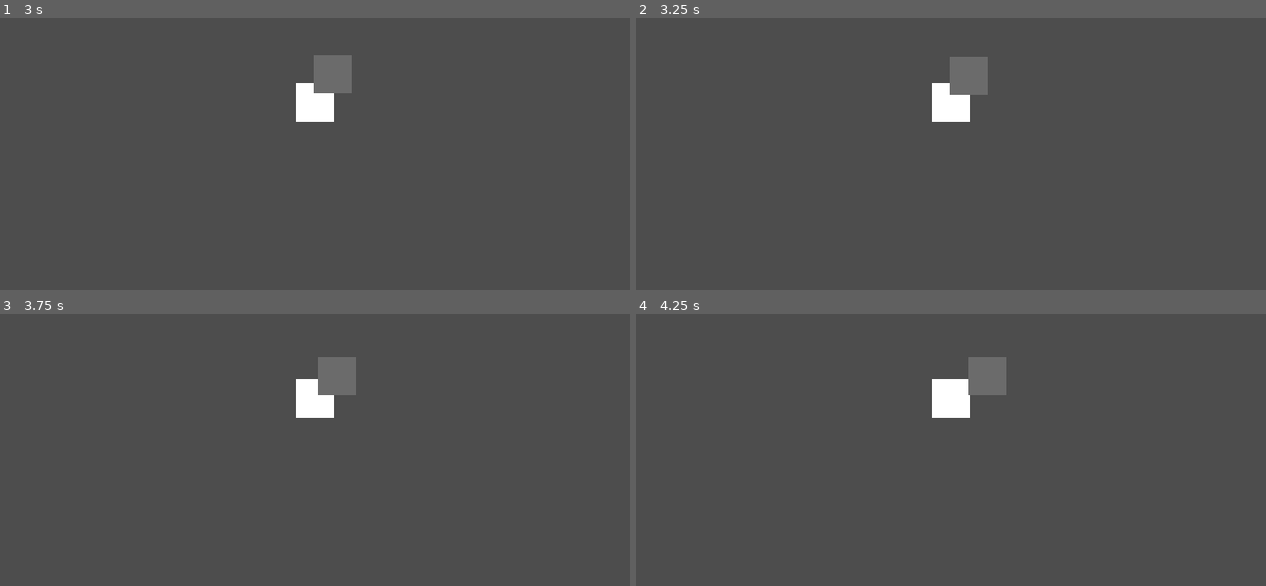
Above: before the commit, frames 1-4 (two rows, left to right).
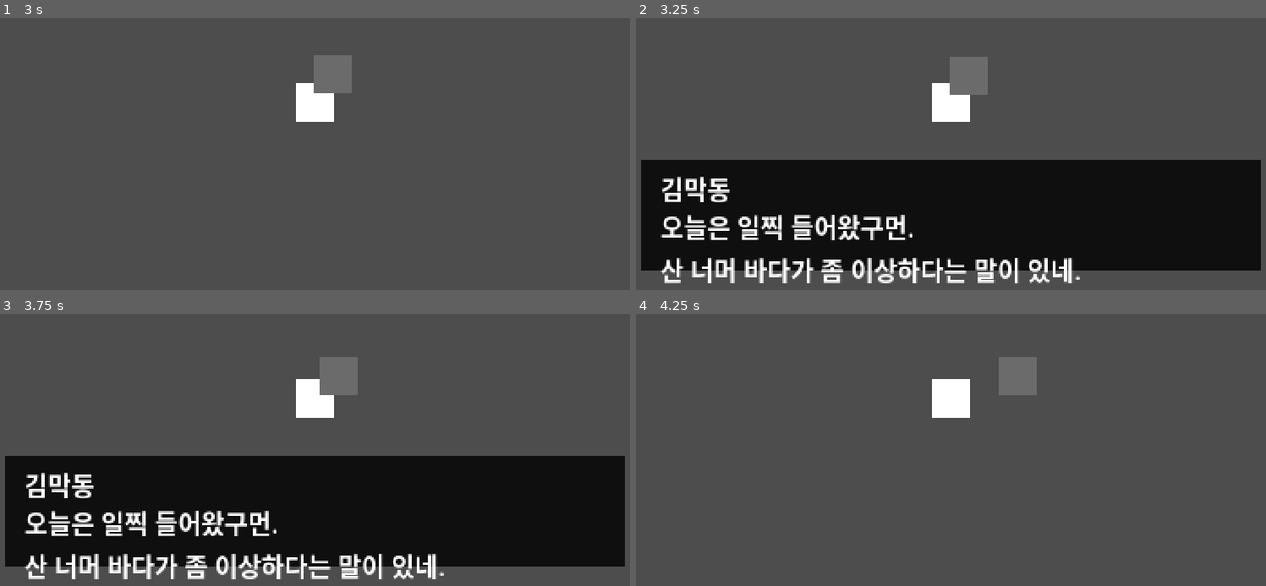
Above: after the commit, the same moments.

Repository: g23252a-svg/mumyeongrok
Game: Godot game, scene res://scenes/stages/test_room.tscn
Same seed, same stepped clock (60 frames per second), same inputs: the game is played once before the commit and once after it.
Inputs:
- Up to frame 1 (3 s): tap Enter at 0.5, 1.55, 2.1 s; hold D 0.53-1.28 s; hold E 0.53-1.28 s; tap K (interact) at 0.6 s; tap Space at 0.77, 1.07, 1.52, 1.82, 2, 2.3, 2.85 s; hold S 1.28-2.03 s; tap E at 1.35 s; hold D 2.03-2.78 s; hold W from 2.78 s (still down)
- Up to frame 2 (3.25 s): keep holding W; tap Space at 3.02 s; tap K (interact) at 3.05 s
- Up to frame 3 (3.75 s): tap Space at 3.32 s; release W at 3.53 s; hold A from 3.53 s (still down); hold E from 3.53 s (still down); tap J (attack) at 3.6 s
- Up to frame 4 (4.25 s): keep holding A; keep holding E; tap Space at 3.77, 4.07 s

Frame 1 is identical in both runs. In frame 2, 41% of the frame differs, in the area x 0-100%, y 52-98%; in frame 3, 41%, in the area x 0-100%, y 15-98%; in frame 4, 1.4%.

Commit message:
v0.1: add dialogue box UI for NPC conversations

Diff:
--- a/scenes/actors/npc.tscn
+++ b/scenes/actors/npc.tscn
@@ -1,6 +1,6 @@
 [gd_scene load_steps=4 format=3 uid="uid://bnxhol7ffe6lv"]
 
-[ext_resource type="Script" path="res://scenes/actors/npc.gd" id="1_7xp2e"]
+[ext_resource type="Script" path="res://scripts/actors/npc.gd" id="1_7xp2e"]
 
 [sub_resource type="RectangleShape2D" id="RectangleShape2D_hey5q"]
 size = Vector2(20, 14)
--- a/scenes/stages/test_room.tscn
+++ b/scenes/stages/test_room.tscn
@@ -1,8 +1,9 @@
-[gd_scene load_steps=8 format=3 uid="uid://b8vkxvsmwesu0"]
+[gd_scene load_steps=9 format=3 uid="uid://b8vkxvsmwesu0"]
 
 [ext_resource type="PackedScene" uid="uid://uqtjlp5ar27a" path="res://scenes/actors/player.tscn" id="1_lko3o"]
 [ext_resource type="Script" path="res://scripts/actors/camera_follow.gd" id="2_obux8"]
 [ext_resource type="PackedScene" uid="uid://bnxhol7ffe6lv" path="res://scenes/actors/npc.tscn" id="3_gphku"]
+[ext_resource type="PackedScene" uid="uid://b85eyeq21yh3c" path="res://scenes/ui/dialogue_box.tscn" id="5_0psg8"]
 
 [sub_resource type="RectangleShape2D" id="RectangleShape2D_6egxa"]
 size = Vector2(400, 8)
@@ -44,3 +45,5 @@
 
 [node name="NPC" parent="." instance=ExtResource("3_gphku")]
 position = Vector2(60, 0)
+
+[node name="DialogueBox" parent="." instance=ExtResource("5_0psg8")]
--- /dev/null
+++ b/scenes/ui/dialogue_box.tscn
@@ -0,0 +1,29 @@
+[gd_scene load_steps=2 format=3 uid="uid://b85eyeq21yh3c"]
+
+[ext_resource type="Script" path="res://scripts/ui/dialogue_box.gd" id="1_ykuyw"]
+
+[node name="DialogueBox" type="CanvasLayer"]
+script = ExtResource("1_ykuyw")
+
+[node name="Panel" type="ColorRect" parent="."]
+offset_left = 18.0
+offset_top = 156.0
+offset_right = 408.0
+offset_bottom = 226.0
+color = Color(0, 0, 0, 0.8)
+
+[node name="NameLabel" type="Label" parent="Panel"]
+layout_mode = 0
+offset_left = 12.0
+offset_top = 6.0
+offset_right = 372.0
+offset_bottom = 29.0
+text = "김막동"
+
+[node name="TextLabel" type="Label" parent="Panel"]
+layout_mode = 0
+offset_left = 12.0
+offset_top = 28.0
+offset_right = 372.0
+offset_bottom = 66.0
+autowrap_mode = 2
--- a/scenes/actors/npc.gd
+++ b/scripts/actors/npc.gd
@@ -15,6 +15,7 @@
 var player_in_range: bool = false
 var has_talked: bool = false
 var e_was_down: bool = false
+var is_talking: bool = false
 
 
 func _ready() -> void:
@@ -37,27 +38,47 @@
 
 
 func _process(_delta: float) -> void:
+	if is_talking:
+		return
+
 	var interact_pressed := false
 
 	if InputMap.has_action("interact") and Input.is_action_just_pressed("interact"):
 		interact_pressed = true
 
 	var e_down := Input.is_key_pressed(KEY_E) or Input.is_physical_key_pressed(KEY_E)
+
 	if e_down and not e_was_down:
 		interact_pressed = true
+
 	e_was_down = e_down
 
 	if player_in_range and interact_pressed:
-		talk()
+		await talk()
 
 
 func talk() -> void:
-	print("===== 대화 시작 =====")
-	print(display_name, ":")
-	for line in dialogue_lines:
-		print("  ", line)
-	print("===================")
+	is_talking = true
+
+	var dialogue_box = get_tree().get_first_node_in_group("dialogue_box")
+
+	if dialogue_box == null:
+		print("[ERROR] DialogueBox를 찾을 수 없음")
+		is_talking = false
+		return
+
+	var player = get_tree().get_first_node_in_group("player")
+
+	if player != null and player.has_method("lock"):
+		player.lock()
+
+	await dialogue_box.show_dialogue(display_name, dialogue_lines)
+
+	if player != null and player.has_method("unlock"):
+		player.unlock()
 
 	if not has_talked:
 		NotebookSystem.add_entry(npc_id, display_name, description)
 		has_talked = true
+
+	is_talking = false
--- /dev/null
+++ b/scripts/ui/dialogue_box.gd
@@ -0,0 +1,74 @@
+extends CanvasLayer
+
+@onready var panel: ColorRect = $Panel
+@onready var name_label: Label = $Panel/NameLabel
+@onready var text_label: Label = $Panel/TextLabel
+
+var is_open: bool = false
+var can_close: bool = false
+
+
+func _ready() -> void:
+	add_to_group("dialogue_box")
+
+	panel.visible = false
+
+	panel.position = Vector2(18, 156)
+	panel.size = Vector2(390, 70)
+	panel.color = Color(0, 0, 0, 0.8)
+
+	name_label.position = Vector2(12, 6)
+	name_label.size = Vector2(360, 23)
+	name_label.text = ""
+
+	text_label.position = Vector2(12, 30)
+	text_label.size = Vector2(360, 38)
+	text_label.text = ""
+	text_label.autowrap_mode = TextServer.AUTOWRAP_WORD_SMART
+
+
+func show_dialogue(speaker: String, lines: Array[String]) -> void:
+	is_open = true
+	can_close = false
+	panel.visible = true
+
+	name_label.text = speaker
+
+	var body_text := ""
+	for line in lines:
+		body_text += line + "\n"
+
+	text_label.text = body_text.strip_edges()
+
+	await get_tree().create_timer(0.15).timeout
+	can_close = true
+
+	while is_open:
+		await get_tree().process_frame
+
+	panel.visible = false
+	can_close = false
+
+
+func _unhandled_input(event: InputEvent) -> void:
+	if not is_open:
+		return
+
+	if not can_close:
+		return
+
+	if event is InputEventKey and event.pressed and not event.echo:
+		var keycode = event.keycode
+		var physical_keycode = event.physical_keycode
+
+		if keycode == KEY_E or physical_keycode == KEY_E:
+			is_open = false
+			get_viewport().set_input_as_handled()
+
+		if keycode == KEY_SPACE or physical_keycode == KEY_SPACE:
+			is_open = false
+			get_viewport().set_input_as_handled()
+
+		if keycode == KEY_ENTER or physical_keycode == KEY_ENTER:
+			is_open = false
+			get_viewport().set_input_as_handled()
